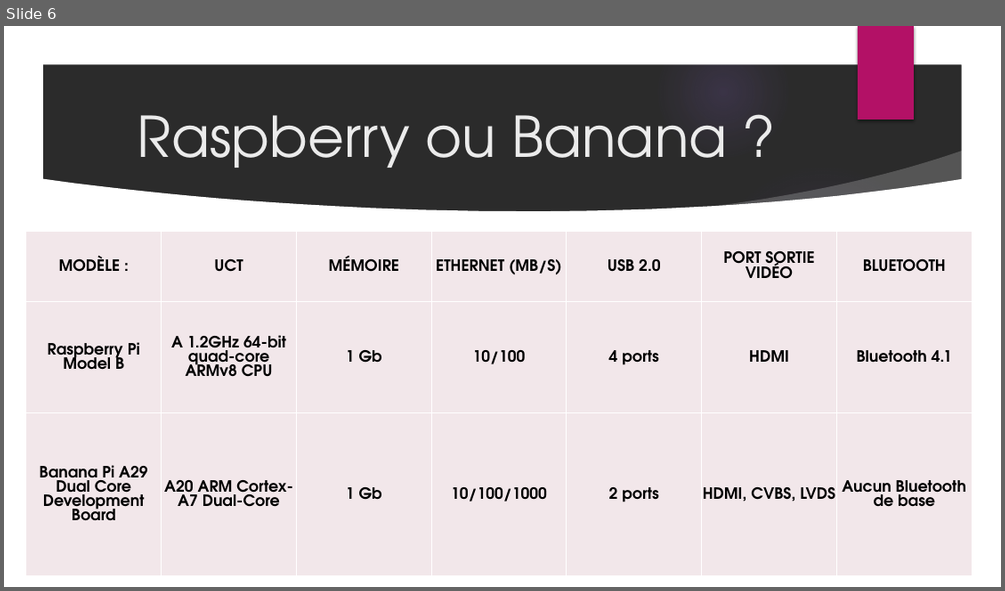
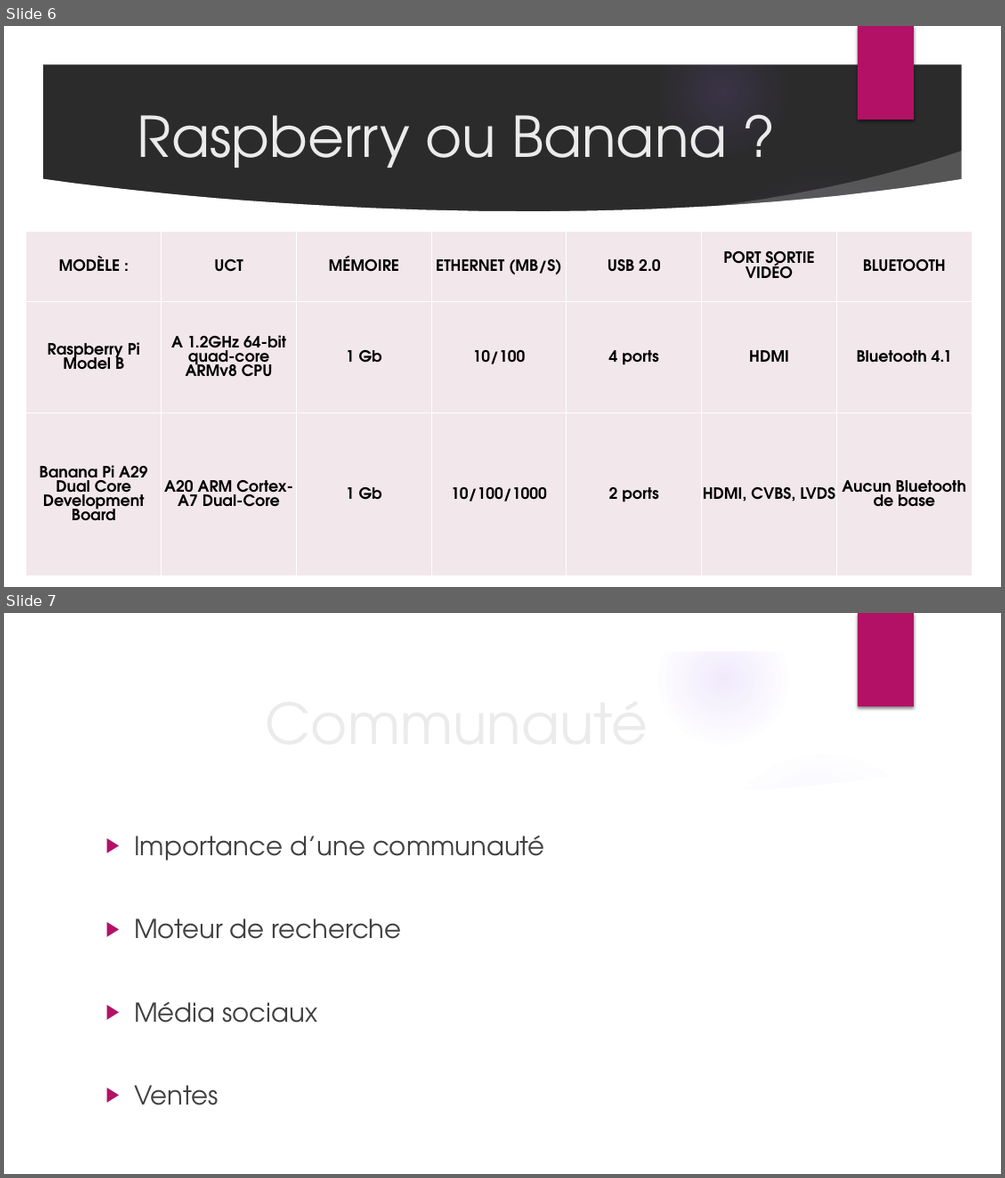
Before and after one commit to AsKeil/Raspberrypi_CDrummond, a slide deck: Commun/PrésentationPowerPoint.pptx. Shown one above the other, each under a label of ours: slide 6 before the commit, slides 6 and 7 after it. The pictures are 1005x591 and 1005x1178 pixels, drawn with LibreOffice and Linux fonts; fonts in the diff are those of the drawing; background and template pictures are left out; a plain dark background stands for a picture behind light text. Boxes give left, top, right and bottom in pixels: in the first picture for what was removed or moved away, otherwise in the second. Text is boxed around its words. In the diff, an @@ line names an element or a change of style, - is before the commit and + after.

```diff
--- a/Commun/PrésentationPowerPoint.pptx
+++ b/Commun/PrésentationPowerPoint.pptx
@@ slide 7 added at (4,613,1001,1174), background picture (left out); not listed: 9 template elements that a slide beside it also shows @@
@@ title added at (98,692,815,750), 54 pt, text #EBEBEB @@
+Communauté
@@ text added at (134,835,545,1105), 25 pt, text #404040 @@
+▶ Importance d’une communauté
+▶ Moteur de recherche
+▶ Média sociaux
+▶ Ventes
```
Also in this commit, not shown: 3 other slides added, 4 slides removed.
